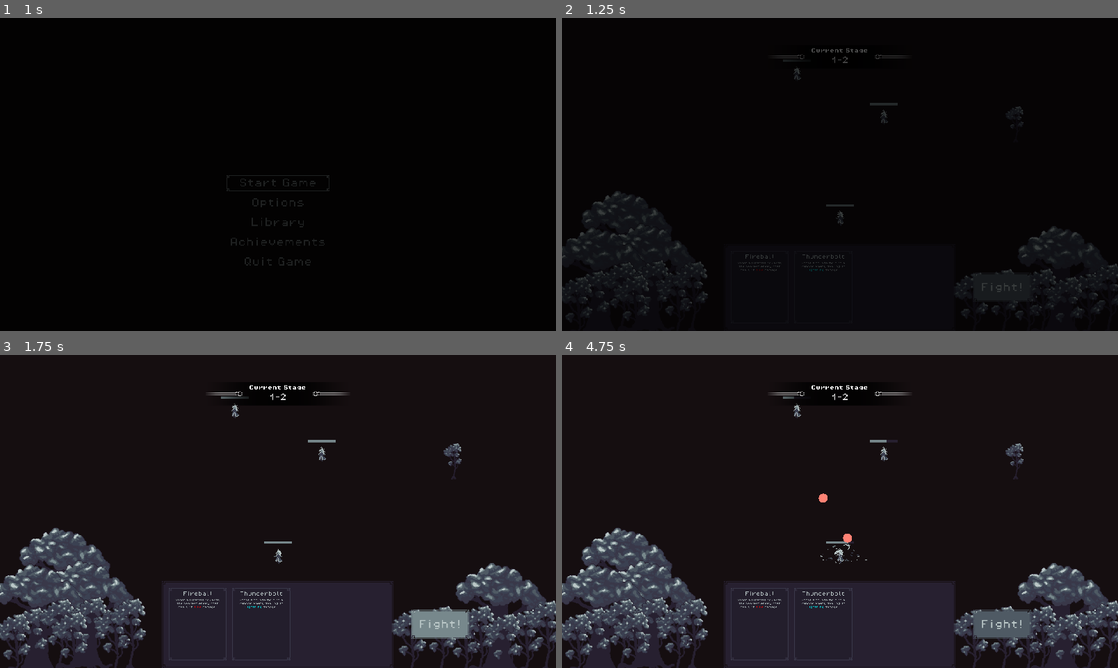
Above: before the commit, frames 1-4 (two rows, left to right).
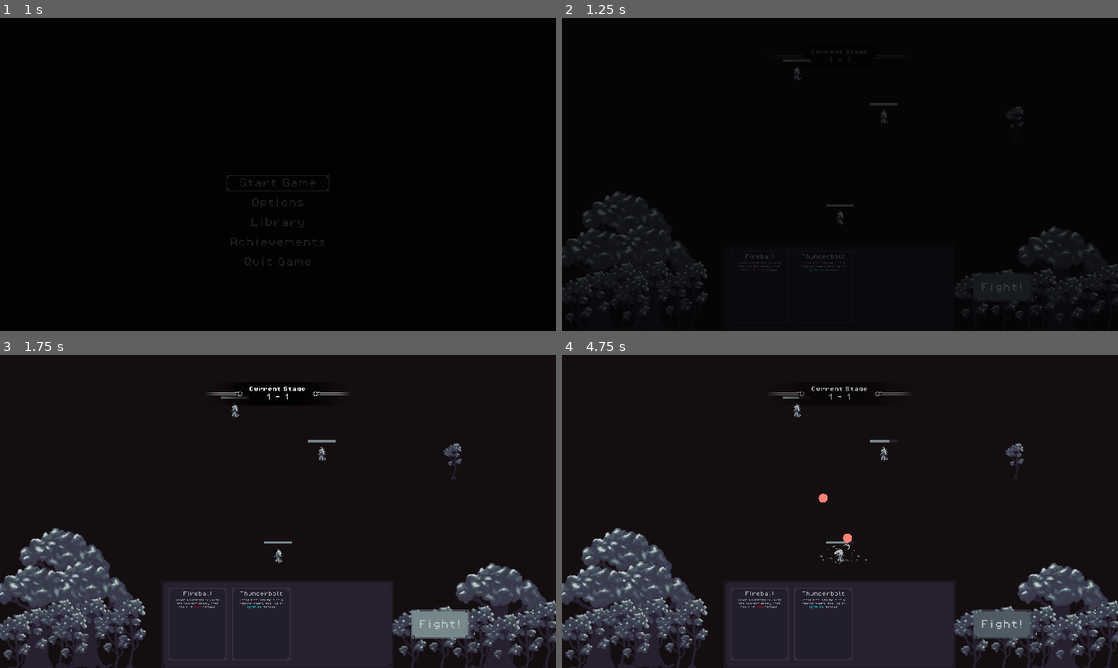
Above: after the commit, the same moments.

Repository: Jelmerrr/Grimoire
Game: Godot game, scene res://Scenes/TitleScreenScene.tscn
Same seed, same stepped clock (60 frames per second), same inputs: the game is played once before the commit and once after it.
Inputs (mouse positions are in pixels of both pictures, inside the frame that each line leads up to):
- Up to frame 1 (1 s): click "Start Game" at 0.5 s
- Up to frame 2 (1.25 s): no input
- Up to frame 3 (1.75 s): click "Fight!" at 1.25 s
- Up to frame 4 (4.75 s): click "Fight!" at 2 s; click "Fight!" at 2.75 s; drag from (762, 624) to (884, 452) at 3.52 s; drag from (823, 624) to (884, 452) at 4.27 s

Frame 1 is identical in both runs. In frame 2, 0.1% of the frame differs, in the area x 38-62%, y 9-15%; in frame 3, 0.1%; in frame 4, 0.2%, in the area x 37-63%, y 9-28%.

Commit message:
Finalized transition logic + rewrite of post round logic.

Diff:
--- a/Scenes/UI/StageTransitionUI.tscn
+++ b/Scenes/UI/StageTransitionUI.tscn
@@ -1,5 +1,6 @@
-[gd_scene load_steps=8 format=3 uid="uid://b8pvu2vwxalpg"]
+[gd_scene load_steps=9 format=3 uid="uid://b8pvu2vwxalpg"]
 
+[ext_resource type="Script" uid="uid://bdb2kr4526sud" path="res://Scripts/Controllers/SceneTransitionUIController.gd" id="1_4jvg3"]
 [ext_resource type="Theme" uid="uid://xhnxie8u8ncj" path="res://Assets/UI/Themes/StageTransitionTheme.tres" id="1_uucvn"]
 [ext_resource type="FontFile" uid="uid://djhpuwc8o5esm" path="res://Assets/UI/Font/PixelOperator8.ttf" id="2_mybvx"]
 [ext_resource type="FontFile" uid="uid://cq6k7a56rmitc" path="res://Assets/UI/Font/PixelOperator8-Bold.ttf" id="3_j6m7e"]
@@ -24,6 +25,7 @@
 grow_horizontal = 2
 grow_vertical = 2
 mouse_filter = 2
+script = ExtResource("1_4jvg3")
 
 [node name="VBoxContainer" type="VBoxContainer" parent="."]
 layout_mode = 1
@@ -42,13 +44,13 @@
 mouse_filter = 2
 theme_override_styles/panel = SubResource("StyleBoxEmpty_7lia3")
 
-[node name="TextureRect" type="TextureRect" parent="VBoxContainer"]
+[node name="GradientRect" type="TextureRect" parent="VBoxContainer"]
 custom_minimum_size = Vector2(500, 80)
 layout_mode = 2
 mouse_filter = 2
 texture = SubResource("GradientTexture1D_tax3s")
 
-[node name="Control" type="Control" parent="VBoxContainer/TextureRect"]
+[node name="Side Details Left" type="Control" parent="VBoxContainer/GradientRect"]
 layout_mode = 1
 anchors_preset = 4
 anchor_top = 0.5
@@ -59,7 +61,7 @@
 grow_vertical = 2
 mouse_filter = 2
 
-[node name="PanelContainer2" type="PanelContainer" parent="VBoxContainer/TextureRect/Control"]
+[node name="PanelContainer2" type="PanelContainer" parent="VBoxContainer/GradientRect/Side Details Left"]
 layout_mode = 1
 anchors_preset = 2
 anchor_top = 1.0
@@ -72,7 +74,7 @@
 mouse_filter = 2
 theme = ExtResource("1_uucvn")
 
-[node name="PanelContainer3" type="PanelContainer" parent="VBoxContainer/TextureRect/Control"]
+[node name="PanelContainer3" type="PanelContainer" parent="VBoxContainer/GradientRect/Side Details Left"]
 layout_mode = 1
 offset_top = 8.0
 offset_right = 128.0
@@ -81,7 +83,7 @@
 mouse_filter = 2
 theme = ExtResource("1_uucvn")
 
-[node name="Control2" type="Control" parent="VBoxContainer/TextureRect"]
+[node name="Side Details Right" type="Control" parent="VBoxContainer/GradientRect"]
 layout_mode = 1
 anchors_preset = 6
 anchor_left = 1.0
@@ -96,7 +98,7 @@
 scale = Vector2(-1, 1)
 mouse_filter = 2
 
-[node name="PanelContainer2" type="PanelContainer" parent="VBoxContainer/TextureRect/Control2"]
+[node name="PanelContainer2" type="PanelContainer" parent="VBoxContainer/GradientRect/Side Details Right"]
 layout_mode = 1
 anchors_preset = 2
 anchor_top = 1.0
@@ -109,7 +111,7 @@
 mouse_filter = 2
 theme = ExtResource("1_uucvn")
 
-[node name="PanelContainer3" type="PanelContainer" parent="VBoxContainer/TextureRect/Control2"]
+[node name="PanelContainer3" type="PanelContainer" parent="VBoxContainer/GradientRect/Side Details Right"]
 layout_mode = 1
 offset_top = 8.0
 offset_right = 128.0
@@ -118,7 +120,7 @@
 mouse_filter = 2
 theme = ExtResource("1_uucvn")
 
-[node name="HBoxContainer" type="HBoxContainer" parent="VBoxContainer/TextureRect"]
+[node name="TextHBoxContainer" type="HBoxContainer" parent="VBoxContainer/GradientRect"]
 layout_mode = 1
 anchors_preset = 15
 anchor_right = 1.0
@@ -127,20 +129,20 @@
 grow_vertical = 2
 mouse_filter = 2
 
-[node name="NegativeSpace 1" type="PanelContainer" parent="VBoxContainer/TextureRect/HBoxContainer"]
+[node name="NegativeSpace 1" type="PanelContainer" parent="VBoxContainer/GradientRect/TextHBoxContainer"]
 layout_mode = 2
 size_flags_horizontal = 3
 mouse_filter = 2
 theme_override_styles/panel = SubResource("StyleBoxEmpty_8y2gs")
 
-[node name="TextMargin" type="PanelContainer" parent="VBoxContainer/TextureRect/HBoxContainer"]
+[node name="TextMargin" type="PanelContainer" parent="VBoxContainer/GradientRect/TextHBoxContainer"]
 layout_mode = 2
 size_flags_horizontal = 3
 size_flags_stretch_ratio = 1.5
 mouse_filter = 2
 theme_override_styles/panel = SubResource("StyleBoxEmpty_8y2gs")
 
-[node name="MarginContainer" type="MarginContainer" parent="VBoxContainer/TextureRect/HBoxContainer/TextMargin"]
+[node name="MarginContainer" type="MarginContainer" parent="VBoxContainer/GradientRect/TextHBoxContainer/TextMargin"]
 layout_mode = 2
 mouse_filter = 2
 theme_override_constants/margin_left = 4
@@ -148,22 +150,35 @@
 theme_override_constants/margin_right = 4
 theme_override_constants/margin_bottom = 4
 
-[node name="RichTextLabel" type="RichTextLabel" parent="VBoxContainer/TextureRect/HBoxContainer/TextMargin/MarginContainer"]
+[node name="VBoxContainer" type="VBoxContainer" parent="VBoxContainer/GradientRect/TextHBoxContainer/TextMargin/MarginContainer"]
+layout_mode = 2
+theme_override_constants/separation = 8
+alignment = 1
+
+[node name="Current Stage" type="RichTextLabel" parent="VBoxContainer/GradientRect/TextHBoxContainer/TextMargin/MarginContainer/VBoxContainer"]
 layout_mode = 2
 mouse_filter = 2
-theme_override_constants/line_separation = 12
-theme_override_constants/paragraph_separation = 12
 theme_override_fonts/normal_font = ExtResource("2_mybvx")
 theme_override_fonts/bold_font = ExtResource("3_j6m7e")
 theme_override_font_sizes/normal_font_size = 24
 theme_override_font_sizes/bold_font_size = 16
 bbcode_enabled = true
-text = "[b]Current Stage[/b]
-1-2"
+text = "[b]Current Stage[/b]"
+fit_content = true
 horizontal_alignment = 1
 vertical_alignment = 1
 
-[node name="NegativeSpace 2" type="PanelContainer" parent="VBoxContainer/TextureRect/HBoxContainer"]
+[node name="StageNumber" type="RichTextLabel" parent="VBoxContainer/GradientRect/TextHBoxContainer/TextMargin/MarginContainer/VBoxContainer"]
+layout_mode = 2
+theme_override_fonts/normal_font = ExtResource("2_mybvx")
+theme_override_font_sizes/normal_font_size = 24
+bbcode_enabled = true
+text = "1-2"
+fit_content = true
+horizontal_alignment = 1
+vertical_alignment = 1
+
+[node name="NegativeSpace 2" type="PanelContainer" parent="VBoxContainer/GradientRect/TextHBoxContainer"]
 layout_mode = 2
 size_flags_horizontal = 3
 mouse_filter = 2
--- a/Scripts/Controllers/GrimoireController.gd
+++ b/Scripts/Controllers/GrimoireController.gd
@@ -30,9 +30,7 @@
 			SignalBus.PageCasted.emit(Page.PageType)
 			add_child.call_deferred(instance)
 	elif UtilsGlobalVariables.enemyPositions.size() == 0:
-		SignalBus.Stop_Combat.emit()
-		SignalBus.Get_New_Page.emit()
-		UtilsGlobalVariables.currentGameState = UtilsGlobalEnums.gameState.Rewarding
+		UtilsGlobalFunctions.RoundVictory()
 	if Page.PageType == UtilsGlobalEnums.pageTypes.Spell:
 		UtilsGlobalVariables.SpellPagesCastInCycleCount += 1
 
@@ -84,7 +82,6 @@
 	if !UtilsGlobalVariables.inCombat:
 		UtilsGlobalVariables.inCombat = true
 		Restart_Cycle()
-		UtilsGlobalVariables.currentEnemyLevel = UtilsGlobalVariables.currentEnemyLevel + 1
 
 func Stop_Combat() -> void:
 	if UtilsGlobalVariables.inCombat:
--- a/Scripts/Controllers/NewPageSelectionController.gd
+++ b/Scripts/Controllers/NewPageSelectionController.gd
@@ -13,5 +13,4 @@
 
 func selected_newPage() -> void:
 	new_page_selection_ui.visible = false
-	UtilsGlobalVariables.currentGameState = UtilsGlobalEnums.gameState.Planning
-	SignalBus.Start_Planning_Phase.emit()
+	UtilsGlobalFunctions.goToPlanning()
--- a/Scripts/Controllers/PlayerController.gd
+++ b/Scripts/Controllers/PlayerController.gd
@@ -34,8 +34,4 @@
 	health_bar.value = clampi(int(health_bar.value) + value, 0, UtilsGlobalVariables.BasePlayerHealth)
 	print(health_bar.value)
 	if current_health == 0:
-		print("Lost combat")
-		SignalBus.Stop_Combat.emit()
-		UtilsGlobalVariables.currentEnemyLevel -= 1
-		UtilsGlobalVariables.currentGameState = UtilsGlobalEnums.gameState.Planning
-		SignalBus.Start_Planning_Phase.emit()
+		UtilsGlobalFunctions.RoundDefeat()
--- /dev/null
+++ b/Scripts/Controllers/SceneTransitionUIController.gd
@@ -0,0 +1,27 @@
+extends Control
+
+var opacity_tween: Tween = null
+@onready var stage_number: RichTextLabel = $VBoxContainer/GradientRect/TextHBoxContainer/TextMargin/MarginContainer/VBoxContainer/StageNumber
+
+# Called when the node enters the scene tree for the first time.
+func _ready() -> void:
+	modulate.a = 0
+	SignalBus.Start_Planning_Phase.connect(showTransition)
+
+func showTransition() -> void:
+	stage_number.text = str(UtilsGlobalVariables.currentStageValue) + " - " + str(UtilsGlobalVariables.currentRoundValue)
+	modulate.a = 0.0
+	await tween_opactiy(1.0).finished
+	await get_tree().create_timer(3).timeout
+	hideTransition()
+
+func hideTransition() -> void:
+	modulate.a = 1.0
+	await tween_opactiy(0.0)
+
+func tween_opactiy(to: float):
+	if opacity_tween: opacity_tween.kill()
+	opacity_tween = get_tree().create_tween()
+	opacity_tween.tween_property(self, "modulate:a", to, 0.5)
+	opacity_tween.set_ease(Tween.EASE_IN_OUT)
+	return opacity_tween
--- a/Scripts/Globals/Utils/UtilsGlobalFunctions.gd
+++ b/Scripts/Globals/Utils/UtilsGlobalFunctions.gd
@@ -23,3 +23,25 @@
 func ResetDamageMultipliers() -> void:
 	for multiplier in UtilsGlobalDictionaries.damageModifiersDict:
 		UtilsGlobalDictionaries.damageModifiersDict[multiplier].Current = UtilsGlobalDictionaries.damageModifiersDict[multiplier].Base
+
+func RoundIncrease() -> void:
+	UtilsGlobalVariables.currentRoundValue += 1
+	if UtilsGlobalVariables.currentRoundValue == 9:
+		UtilsGlobalVariables.currentRoundValue = 1
+		UtilsGlobalVariables.currentStageValue += 1
+	UtilsGlobalVariables.currentEnemyLevel += 1
+
+func RoundVictory() -> void:
+	SignalBus.Stop_Combat.emit()
+	SignalBus.Get_New_Page.emit()
+	UtilsGlobalVariables.currentGameState = UtilsGlobalEnums.gameState.Rewarding
+
+func RoundDefeat() -> void:
+	SignalBus.Stop_Combat.emit()
+	UtilsGlobalVariables.currentGameState = UtilsGlobalEnums.gameState.Planning
+	SignalBus.Start_Planning_Phase.emit()
+
+func goToPlanning() -> void:
+	RoundIncrease()
+	UtilsGlobalVariables.currentGameState = UtilsGlobalEnums.gameState.Planning
+	SignalBus.Start_Planning_Phase.emit()
--- a/Scripts/Globals/Utils/UtilsGlobalVariables.gd
+++ b/Scripts/Globals/Utils/UtilsGlobalVariables.gd
@@ -8,6 +8,8 @@
 #Game state variables
 var inCombat: bool
 var currentGameState: UtilsGlobalEnums.gameState
+var currentStageValue: int = 1
+var currentRoundValue: int = 1
 
 #Player stat variables
 var PlayerCastSpeed: float = 1 #Time in Seconds
@@ -20,7 +22,7 @@
 var IsSplitPowerActive: bool = false
 
 #Enemy stat variables
-var currentEnemyLevel: int = 0 #Mostly used as placeholder until proper progression mechanics
+var currentEnemyLevel: int = 1 #Mostly used as placeholder until proper progression mechanics
 
 #Option variables
 var globalMusicLevel: float = -12
Not shown, added: Scripts/Controllers/SceneTransitionUIController.gd.uid
